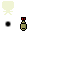
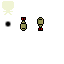
Before/after of a 64 × 64 layered artwork. What changed in the layer stack:
renamed "Background" to "units.png", painted on it over left=37, top=17, right=44, bottom=31
